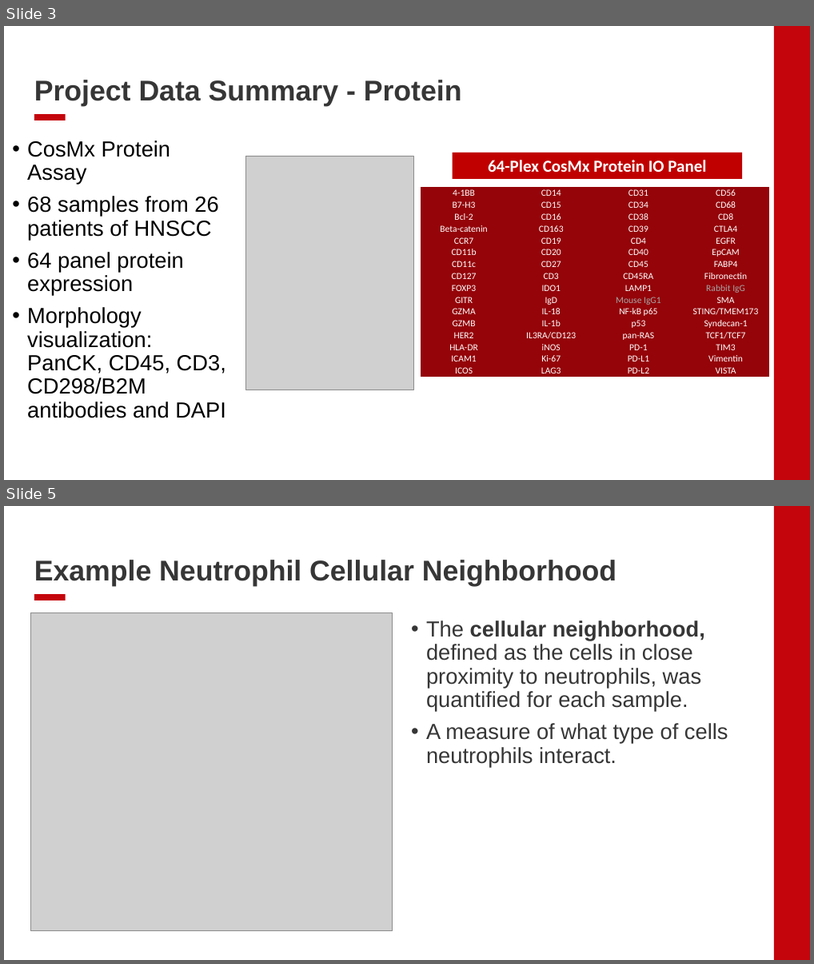
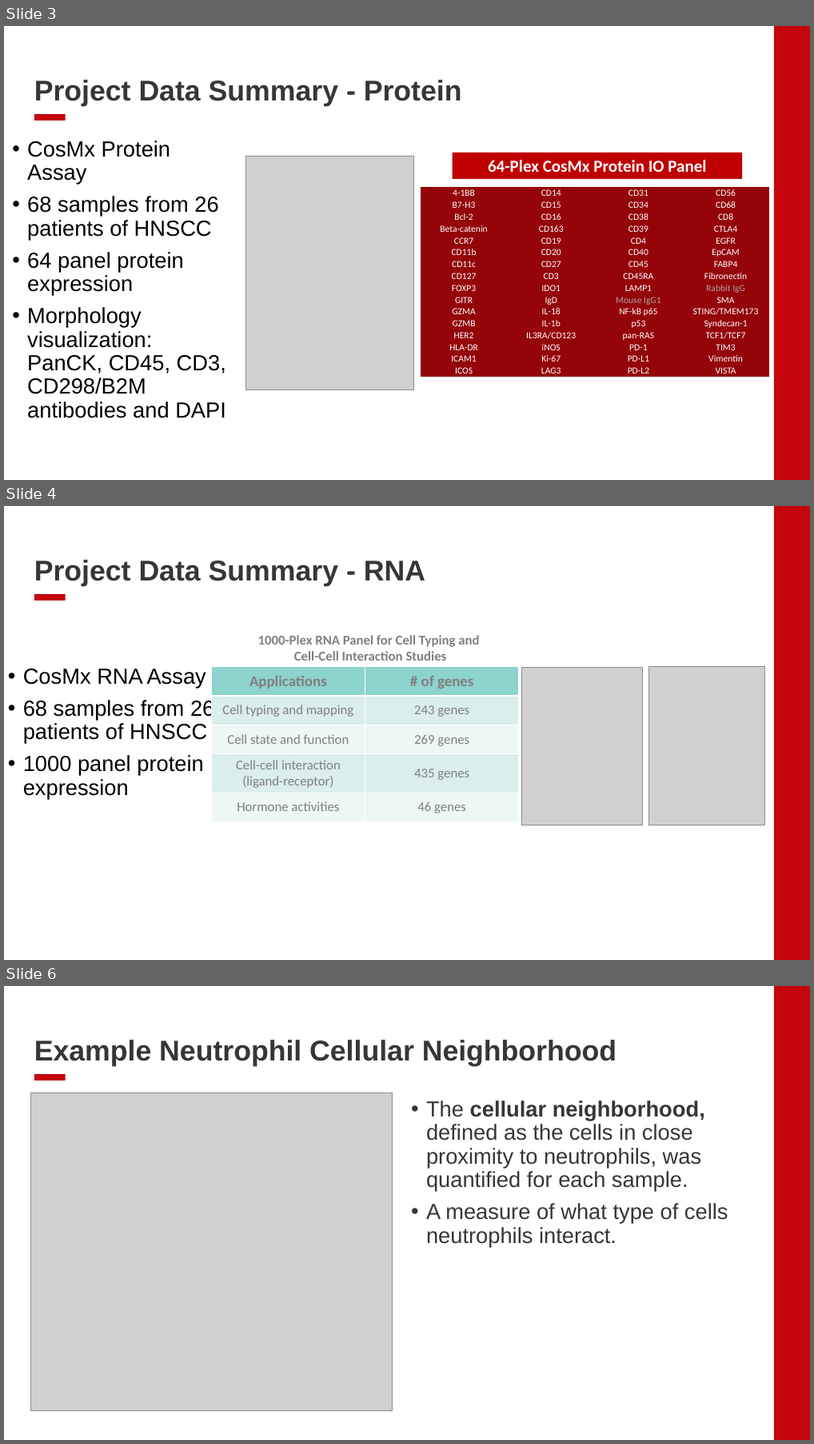
Before and after one commit to EDJohns/2025-Dinh-Lab-Research-Project, a slide deck: Shapiro 2025 Project/Weekly Updates/Lab Meeting Presentation 7_22_25.pptx. Shown one above the other, each under a label of ours: slides 3 and 5 before the commit, slides 3, 4 and 6 after it; the slides between them are not shown. The pictures are 814x964 and 814x1444 pixels, drawn with LibreOffice and Linux fonts; fonts in the diff are those of the drawing; grey boxes stand for pictures; background and template pictures are left out. Boxes give left, top, right and bottom in pixels: in the first picture for what was removed or moved away, otherwise in the second. Text is boxed around its words. In the diff, an @@ line names an element or a change of style, - is before the commit and + after.

```diff
--- a/Shapiro 2025 Project/Weekly Updates/Lab Meeting Presentation 7_22_25.pptx
+++ b/Shapiro 2025 Project/Weekly Updates/Lab Meeting Presentation 7_22_25.pptx
@@ slide 4 added at bbox=[4, 506, 810, 960], background #FFFFFF; not listed: 2 template elements that a slide beside it also shows @@
@@ title added at bbox=[34, 560, 426, 586], 34 pt, text #363636, bold @@
+Project Data Summary - RNA
@@ text added at bbox=[258, 635, 479, 660], 16 pt, text #808080, bold @@
+1000-Plex RNA Panel for Cell Typing and
+Cell-Cell Interaction Studies
@@ text added at bbox=[23, 668, 214, 798], 26 pt, text #000000 @@
+• CosMx RNA Assay
+• 68 samples from 26 patients of HNSCC
+• 1000 panel protein expression
@@ table added at bbox=[211, 667, 519, 821], 5 rows, 2 columns @@
+Applications | # of genes
+Cell typing and mapping | 243 genes
+Cell state and function | 269 genes
+Cell-cell interaction / (ligand-receptor) | 435 genes
+Hormone activities | 46 genes
@@ picture added at bbox=[522, 668, 643, 825] @@
@@ picture added at bbox=[650, 666, 766, 825] @@
@@ what was slide 5 is now slide 6 @@
```
Also in this commit, not shown: 6 slides changed, 6 other slides added.
